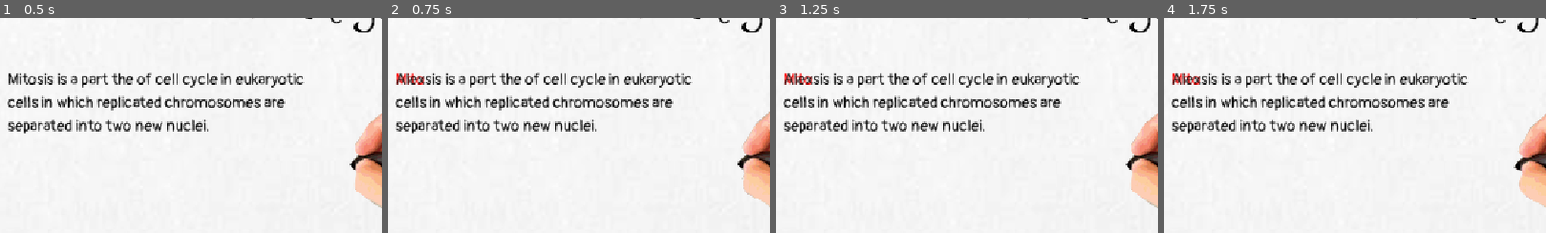
Above: before the commit, frames 1-4 (left to right).
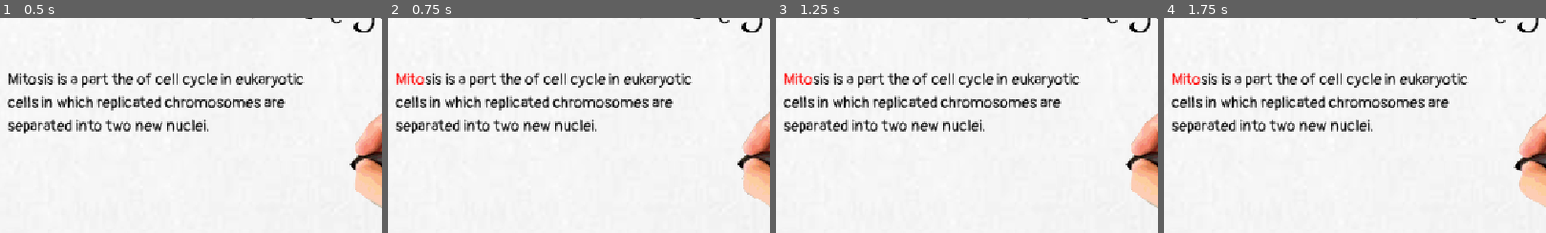
Above: after the commit, the same moments.

Repository: Vick-St3r/haven-keyboard
Game: Godot game, scene res://scenes/main_game.tscn
The game is run twice, just before and just after one commit, with the same random seed, the same clock (stepped at 60 frames per second) and the same inputs.
Inputs (mouse positions are % of the whole screen's width and height, from its top left):
- Up to frame 1 (0.5 s): no input
- Up to frame 2 (0.75 s): click (47, 57) at 0.52 s; type "Alex" at 0.6 s
- Up to frame 3 (1.25 s): no input
- Up to frame 4 (1.75 s): move the mouse to (72, 45) at 1.27 s; click (72, 45) at 1.42 s
The pictures show only the part of the screen within x 24-74%, y 22-72%; the shares and areas given below are measured in that part.

Frame 1 is identical in both runs. In frame 2, 0.2% of the frame differs, in the area x 2-10%, y 25-32%; in frame 3, 0.2%; in frame 4, 0.2%.

Commit message:
Add score scene

Diff:
--- a/scenes/main_game.tscn
+++ b/scenes/main_game.tscn
@@ -90,7 +90,7 @@
 offset_top = 115.0
 offset_right = 736.0
 offset_bottom = 585.0
-theme_override_colors/font_color = Color(0, 0, 0, 0.85490197)
+theme_override_colors/font_color = Color(0, 0, 0, 0)
 theme_override_constants/line_spacing = 4
 theme_override_fonts/font = ExtResource("2_72e8q")
 theme_override_font_sizes/font_size = 24
--- /dev/null
+++ b/scenes/score.tscn
@@ -0,0 +1,7 @@
+[gd_scene format=3 uid="uid://vj3uujx8ng54"]
+
+[node name="Score" type="Node" unique_id=1158445384]
+
+[node name="TextureRect" type="TextureRect" parent="." unique_id=1557537278]
+offset_right = 40.0
+offset_bottom = 40.0
